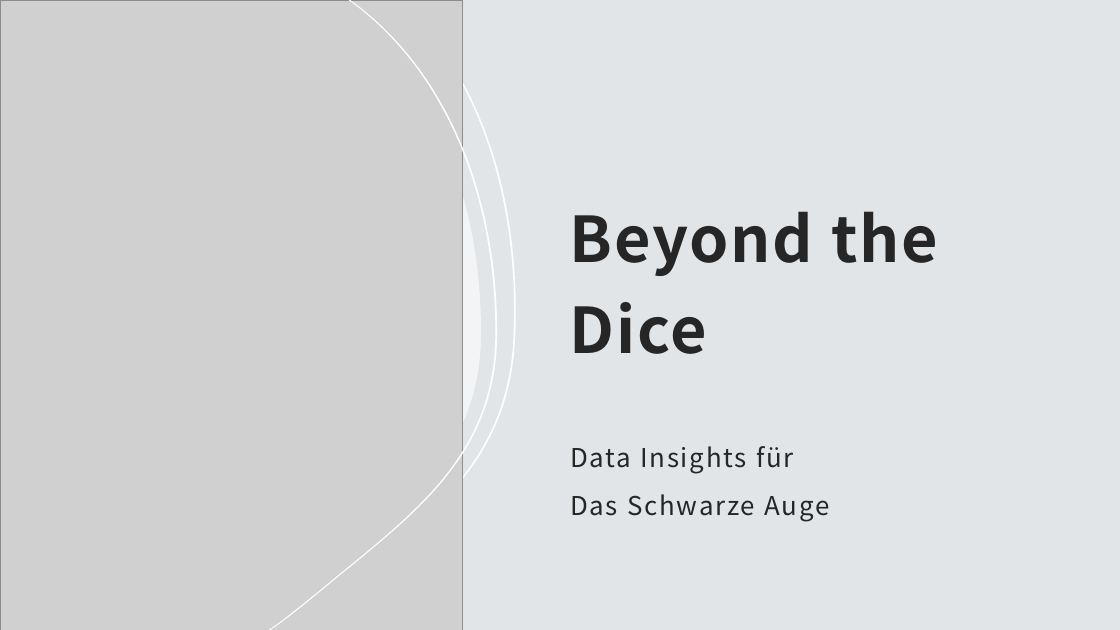
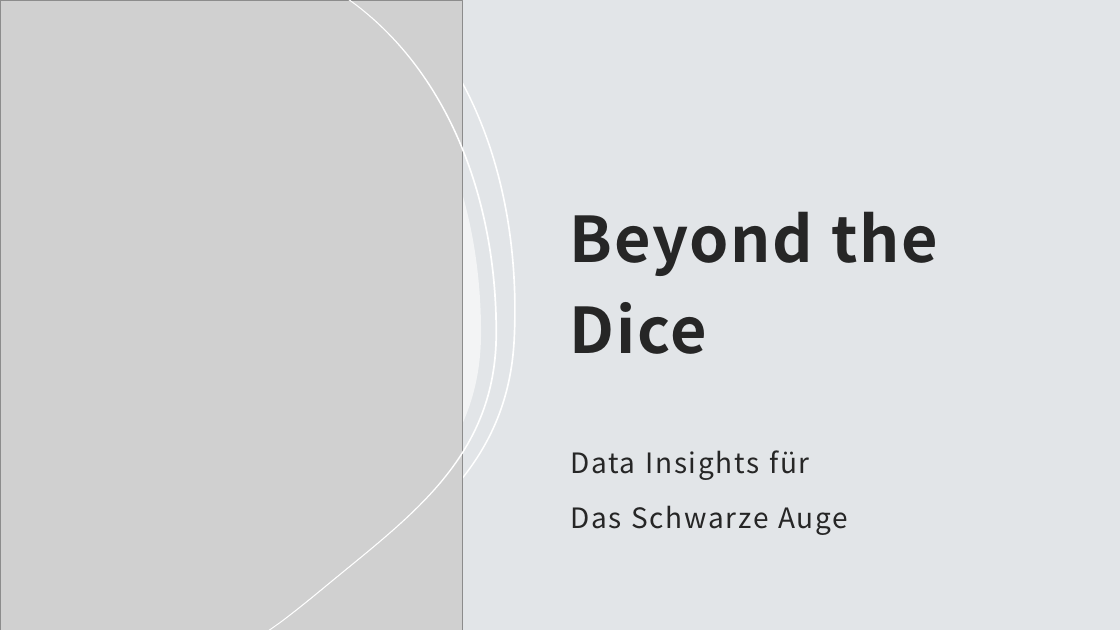
Before and after one commit to schwarzjakob/dsa_analysis, a slide deck: slide 1 of dsa_rolls_analysis/archive/DSA.pptx. Drawn at 1120x630 pixels with LibreOffice and Linux fonts; fonts in the diff are those of the drawing; grey boxes stand for pictures. Boxes give left, top, right and bottom in pixels: in the first picture for what was removed or moved away, otherwise in the second. Text is boxed around its words. In the diff, an @@ line names an element or a change of style, - is before the commit and + after.

```diff
--- a/dsa_rolls_analysis/archive/DSA.pptx
+++ b/dsa_rolls_analysis/archive/DSA.pptx
@@ subtitle "Data Insights für" at bbox=[570, 450, 848, 535]: size 22.2 to 24 pt; line spacing 1.2 to 1.3 @@
```
Also in this commit, not shown: 1 other slide changed, 12 other files.
